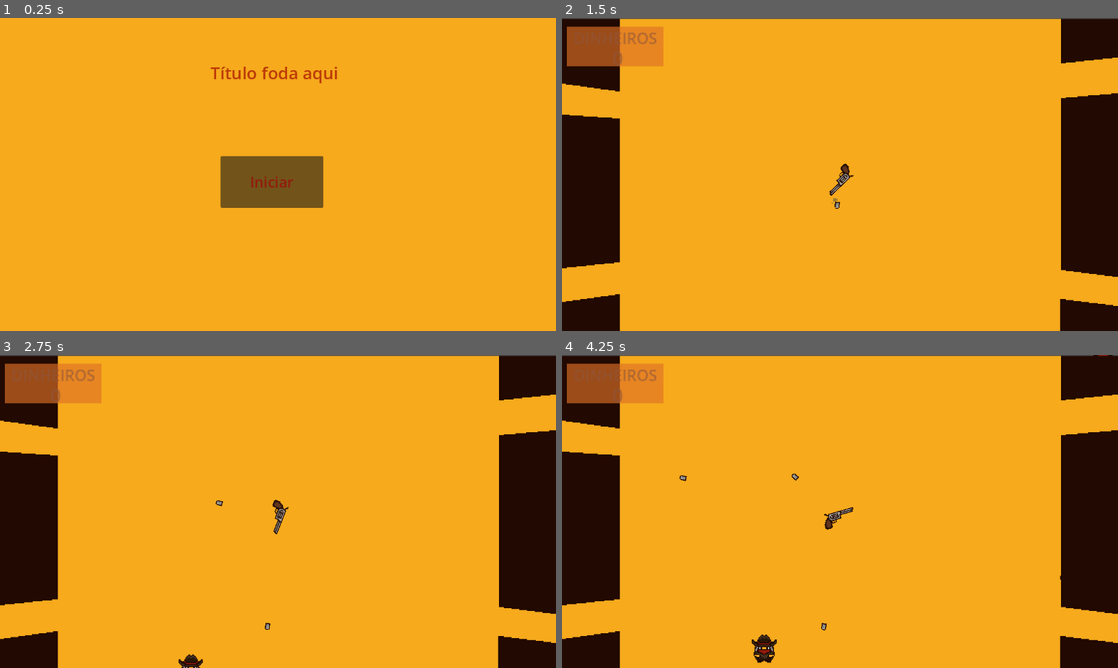
Above: before the commit, frames 1-4 (two rows, left to right).
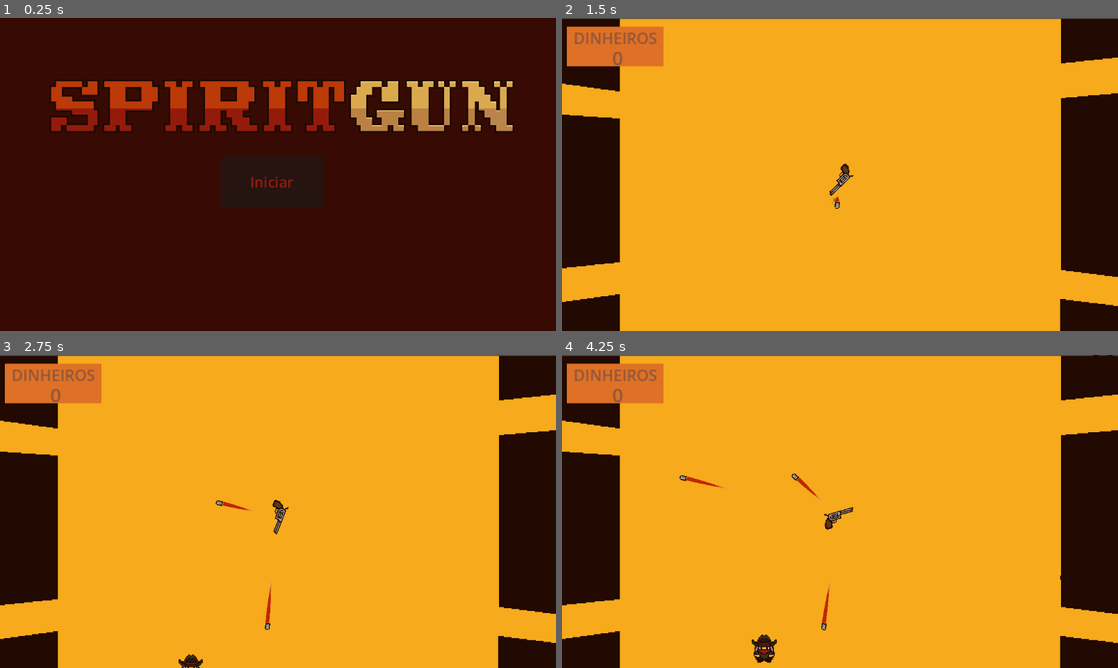
Above: after the commit, the same moments.

Repository: Guigo-dev/JuniperGameJam
Game: Godot game, scene res://Scenes/Menus/menu_inicial.tscn
Two runs of this game, one before a commit and one after it. Both use one fixed random seed, a clock stepped at 60 frames per second and the inputs below.
Inputs:
- Up to frame 1 (0.25 s): no input
- Up to frame 2 (1.5 s): click "Iniciar" at 0.5 s; hold Right (Direita) from 1.28 s (still down); tap Space (atirar) at 1.35 s
- Up to frame 3 (2.75 s): release Right (Direita) at 2.03 s; hold Left (Esquerda) from 2.03 s (still down); tap Space (atirar) at 2.1 s
- Up to frame 4 (4.25 s): release Left (Esquerda) at 2.78 s; hold Right (Direita) from 2.78 s (still down); tap Space (atirar) at 2.85, 3.6 s

The runs differ from the first frame. In frame 1, 100% of the frame differs, in the area x 0-100%, y 0-100%; in frame 2, 1.2%; in frame 3, 1.3%; in frame 4, 1.4%.

Commit message:
game feel da bala e mudanca do menu

Diff:
--- a/Scenes/FasePrincipal/Bala.tscn
+++ b/Scenes/FasePrincipal/Bala.tscn
@@ -2,6 +2,15 @@
 
 [ext_resource type="Script" uid="uid://bhq3bpt4dpubk" path="res://Scripts/FasePrincipal/bala.gd" id="1_3tbbd"]
 [ext_resource type="Texture2D" uid="uid://dx2imnyy8dj0i" path="res://Sprites/PNG/bala_default.png" id="2_hrsg4"]
+[ext_resource type="Script" uid="uid://cgava8paqhbng" path="res://Scenes/FasePrincipal/line_2d.gd" id="3_qeopr"]
+
+[sub_resource type="Curve" id="Curve_qeopr"]
+_data = [Vector2(0, 0), 0.0, 0.0, 0, 0, Vector2(1, 1), 0.0, 0.0, 0, 0]
+point_count = 2
+
+[sub_resource type="Gradient" id="Gradient_qeopr"]
+offsets = PackedFloat32Array(0, 0.4852941)
+colors = PackedColorArray(1, 1, 1, 0, 0.75686276, 0.14901961, 0, 1)
 
 [sub_resource type="CircleShape2D" id="CircleShape2D_3tbbd"]
 radius = 6.0
@@ -14,7 +23,16 @@
 texture_repeat = 1
 texture = ExtResource("2_hrsg4")
 
+[node name="Line2D" type="Line2D" parent="Sprite2D" unique_id=117116247]
+top_level = true
+width = 4.0
+width_curve = SubResource("Curve_qeopr")
+default_color = Color(0.5411765, 0.5372549, 0.5254902, 1)
+gradient = SubResource("Gradient_qeopr")
+script = ExtResource("3_qeopr")
+
 [node name="CollisionShape2D" type="CollisionShape2D" parent="." unique_id=1515817716]
+visible = false
 shape = SubResource("CircleShape2D_3tbbd")
 
 [connection signal="area_entered" from="." to="." method="_on_area_entered"]
--- a/Scenes/FasePrincipal/FasePrincipal.tscn
+++ b/Scenes/FasePrincipal/FasePrincipal.tscn
@@ -132,7 +132,6 @@
 zoom = Vector2(2, 2)
 
 [node name="Pontos" type="ColorRect" parent="." unique_id=787227788]
-modulate = Color(1, 1, 1, 0.6431373)
 z_index = 10
 texture_filter = 1
 offset_left = -282.0
@@ -143,7 +142,6 @@
 metadata/_edit_use_anchors_ = true
 
 [node name="TextFrase" type="RichTextLabel" parent="Pontos" unique_id=487760098]
-texture_filter = 1
 layout_mode = 0
 offset_right = 102.0
 offset_bottom = 21.0
--- /dev/null
+++ b/Scenes/FasePrincipal/line_2d.gd
@@ -0,0 +1,19 @@
+extends Line2D
+
+var previous_position: Vector2
+var bullet_end: float
+
+func _ready() -> void:
+	var texture = get_parent().texture
+	bullet_end = 3.4
+	previous_position = get_parent().global_position
+
+func _process(delta: float) -> void:
+	var current_position = get_parent().global_position
+	var direction = (current_position - previous_position).normalized()
+
+	add_point(current_position - bullet_end * direction)
+	if(points.size()>50):
+		remove_point(0)
+
+	previous_position = current_position
--- a/Scenes/Menus/menu_inicial.tscn
+++ b/Scenes/Menus/menu_inicial.tscn
@@ -2,6 +2,7 @@
 
 [ext_resource type="Script" uid="uid://cs2es3gney0ut" path="res://Scripts/Menus/menu_inicial.gd" id="1_8555o"]
 [ext_resource type="PackedScene" uid="uid://bve8417uknmvi" path="res://Scenes/FasePrincipal/FasePrincipal.tscn" id="2_y6kec"]
+[ext_resource type="Texture2D" uid="uid://cx4l4wocsb4fc" path="res://Sprites/PNG/menuinicial.png" id="3_72p41"]
 
 [node name="MenuInicial" type="Control" unique_id=1641631300 node_paths=PackedStringArray("iniciarButton")]
 layout_mode = 3
@@ -14,14 +15,14 @@
 iniciarButton = NodePath("IniciarButton")
 cenaPrincipal = ExtResource("2_y6kec")
 
-[node name="ColorRect" type="ColorRect" parent="." unique_id=65827926]
+[node name="TextureRect" type="TextureRect" parent="." unique_id=344592134]
 layout_mode = 1
 anchors_preset = -1
 anchor_right = 1.0
 anchor_bottom = 1.0
 offset_right = 2.0
 offset_bottom = 5.0
-color = Color(0.9647059, 0.6666667, 0.10980392, 1)
+texture = ExtResource("3_72p41")
 
 [node name="IniciarButton" type="Button" parent="." unique_id=1098876849]
 layout_mode = 1
@@ -38,20 +39,4 @@
 theme_override_font_sizes/font_size = 30
 text = "Iniciar"
 
-[node name="Label" type="Label" parent="." unique_id=216987823]
-layout_mode = 1
-anchors_preset = -1
-anchor_top = 0.031000001
-anchor_right = 1.0020001
-anchor_bottom = 1.0
-offset_left = 436.0
-offset_top = 65.912
-offset_right = -453.30408
-offset_bottom = -507.0
-theme_override_colors/font_color = Color(0.7372549, 0.22352941, 0.03137255, 1)
-theme_override_font_sizes/font_size = 35
-text = "Título foda aqui"
-horizontal_alignment = 1
-vertical_alignment = 1
-
 [connection signal="pressed" from="IniciarButton" to="." method="_on_iniciar_button_pressed"]
Not shown, added: Scenes/FasePrincipal/line_2d.gd.uid
Not shown, added: Sprites/PNG/inimigo_1_side.png.import
Not shown, added: Sprites/PNG/inimigo_1_up.png.import
Not shown, added: Sprites/PNG/inimigo_2_up.png.import
Not shown, added: Sprites/PNG/inimigo_3_up.png.import
Not shown, added: Sprites/PNG/menuinicial.png.import
